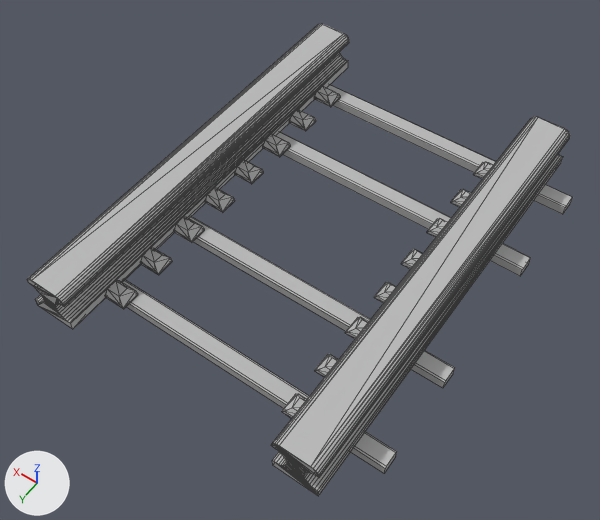
Two versions of the FBX model Y4FinalProject/Assets/Assets/ModularAssets/Proper/TrainTracks/Models/TrackModel.fbx, one commit apart.
Camera for both pictures: a camera (50 mm lens) standing at (-13.1, 99.7, 27.1) and looking at (-0.2, 81.5, -1.5). Every picture has the same lights, and +X, +Y and +Z are marked at lower left. Mesh edges are drawn as thin lines. Where no turn or scale is listed for an object, it has been applied to the vertices.

The scene before the commit, as lines of its bpy script (objects in view):
```python
me_mesh = bpy.data.meshes.new('Mesh')
me_mesh.from_pydata(...)  # 208 vertices, 408 faces; spans x -7.0..7.0, y -10.0..10.0, z -1.0..1.0
me_mesh.materials.append(mat_01___default)  # grey #bcbcbc
me_mesh_001 = bpy.data.meshes.new('Mesh.001')
me_mesh_001.from_pydata(...)  # 48 vertices, 32 faces; spans x -8.3..8.3, y -8.1..8.1, z -0.2..0.2
me_mesh_001.materials.append(mat_03___default)  # grey #bcbcbc
me_mesh_002 = bpy.data.meshes.new('Mesh.002')
me_mesh_002.from_pydata(...)  # 224 vertices, 384 faces; spans x -5.0..5.0, y -8.0..8.0, z -0.2..0.2
me_mesh_002.materials.append(mat_02___default)  # grey #bcbcbc
ob_cube = bpy.data.objects.new('Cube', me_mesh)
ob_cube.location = (0.0, 80.0, 0.0)
ob_cube_002 = bpy.data.objects.new('Cube.002', me_mesh_001)
ob_cube_002.location = (0.0, 79.68, -1.26)
ob_object001 = bpy.data.objects.new('Object001', me_mesh_002)
ob_object001.location = (0.0, 80.13, -0.79)
```
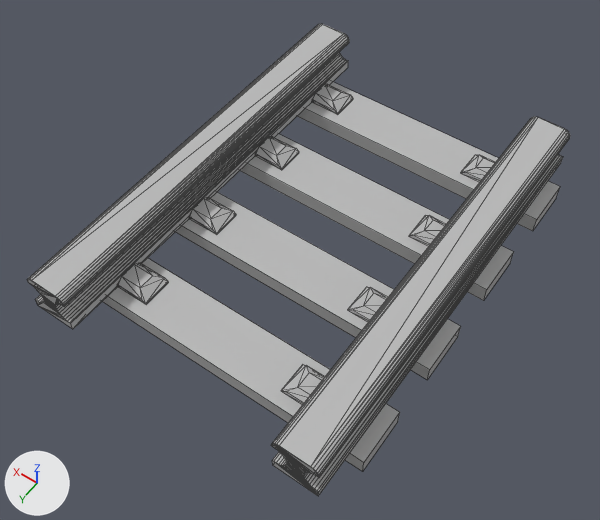
The edits, one by one:
me_mesh_002 is used by ob_object001; location (0.0, 80.13, -0.79).
me_mesh_002 had 224 vertices, 384 faces and spanned x -5.0..5.0, y -8.0..8.0, z -0.2..0.2.
me_mesh_002 no longer uses material mat_02___default (grey #bcbcbc).
me_mesh_002 now has 112 vertices, 192 faces and spans x -5.0..5.0, y -7.7..7.7, z -0.2..0.2.
me_mesh_002 part 1: the loose piece of 14 vertices spanning x 4.0..5.0, y -8.0..-7.1, z -0.2..0.2 is scaled about its middle by (1.57, 1.57, 1), then moved by (-0.3, 0.5, 0.0), in mat_01___default (grey #bcbcbc).
me_mesh_002 part 2: the loose piece of 14 vertices spanning x -5.0..-4.0, y -8.0..-7.1, z -0.2..0.2 is scaled about its middle by (1.57, 1.57, 1), then moved by (0.3, 0.5, 0.0), in mat_01___default (grey #bcbcbc).
me_mesh_002 part 3: the loose piece of 14 vertices spanning x 4.0..5.0, y -3.7..-2.8, z -0.2..0.2 is scaled about its middle by (1.57, 1.57, 1), then moved by (-0.3, 0.9, 0.0), in mat_01___default (grey #bcbcbc).
me_mesh_002 part 4: the loose piece of 14 vertices spanning x -5.0..-4.0, y -3.7..-2.8, z -0.2..0.2 is scaled about its middle by (1.57, 1.57, 1), then moved by (0.3, 0.9, 0.0), in mat_01___default (grey #bcbcbc).
me_mesh_002 part 5: the loose piece of 14 vertices spanning x 4.0..5.0, y 2.8..3.7, z -0.2..0.2 is scaled about its middle by (1.57, 1.57, 1), then moved by (-0.3, -0.8, 0.0), in mat_01___default (grey #bcbcbc).
me_mesh_002 part 6: the loose piece of 14 vertices spanning x -5.0..-4.0, y 2.8..3.7, z -0.2..0.2 is scaled about its middle by (1.57, 1.57, 1), then moved by (0.3, -0.8, 0.0), in mat_01___default (grey #bcbcbc).
me_mesh_002 part 7: the loose piece of 14 vertices spanning x 4.0..5.0, y 7.1..8.0, z -0.2..0.2 is scaled about its middle by (1.57, 1.57, 1), then moved by (-0.3, -0.5, 0.0), in mat_01___default (grey #bcbcbc).
me_mesh_002 part 8: the loose piece of 14 vertices spanning x -5.0..-4.0, y 7.1..8.0, z -0.2..0.2 is scaled about its middle by (1.57, 1.57, 1), then moved by (0.3, -0.5, 0.0), in mat_01___default (grey #bcbcbc).
me_mesh_002 part 9: 8 loose pieces with 112 vertices, spanning x -5.0..5.0, y -5.8..5.8, z -0.2..0.2, are deleted.
me_mesh_002 now uses material mat_01___default (grey #bcbcbc).
Mesh me_mesh_002_1 is new.
It consists of a box spanning x -7.6..7.6, y -8.3..-5.8, z -0.4..0.4; a box spanning x -7.6..7.6, y -3.6..-1.1, z -0.4..0.4; a box spanning x -7.6..7.6, y 1.1..3.6, z -0.4..0.4; a box spanning x -7.6..7.6, y 5.8..8.3, z -0.4..0.4.
It uses material mat_03___default (grey #bcbcbc).
Object 'Cube.002' (ob_cube_002) is deleted.
Object 'Object001' (ob_object001) moves from (0.0, 80.13, -0.79) to (-0.03, 79.66, -0.79).
Object 'Box001' (ob_box001) is new; it shows me_mesh_002_1.
Its location is (0.04, 79.71, -1.39).

Boxes (x1, y1, x2, y2) around the edits, measured in the pictures (600 x 520 px; the box of a moved part takes in the faces that stretch with it):
'Box001', added
    after: (102, 82, 560, 471)
'Cube.002', deleted
    before: (122, 85, 573, 473)
'Object001', reshaped, moved
    before: (105, 86, 493, 418)
    after: (117, 84, 496, 405)
part 1 of me_mesh_002, moved or reshaped
    before: (314, 86, 341, 107)
    after: (312, 84, 353, 114)
part 2 of me_mesh_002, moved or reshaped
    before: (473, 162, 493, 179)
    after: (461, 155, 496, 182)
part 3 of me_mesh_002, moved or reshaped
    before: (263, 134, 291, 157)
    after: (255, 137, 299, 170)
part 4 of me_mesh_002, moved or reshaped
    before: (427, 218, 448, 237)
    after: (409, 215, 446, 246)
part 5 of me_mesh_002, moved or reshaped
    before: (174, 217, 205, 243)
    after: (189, 197, 236, 235)
part 6 of me_mesh_002, moved or reshaped
    before: (345, 317, 368, 339)
    after: (348, 287, 388, 322)
part 7 of me_mesh_002, moved or reshaped
    before: (105, 281, 138, 309)
    after: (117, 263, 169, 304)
part 8 of me_mesh_002, moved or reshaped
    before: (282, 394, 307, 418)
    after: (281, 364, 325, 405)
part 9 of me_mesh_002, deleted
    before: (140, 109, 471, 377)
